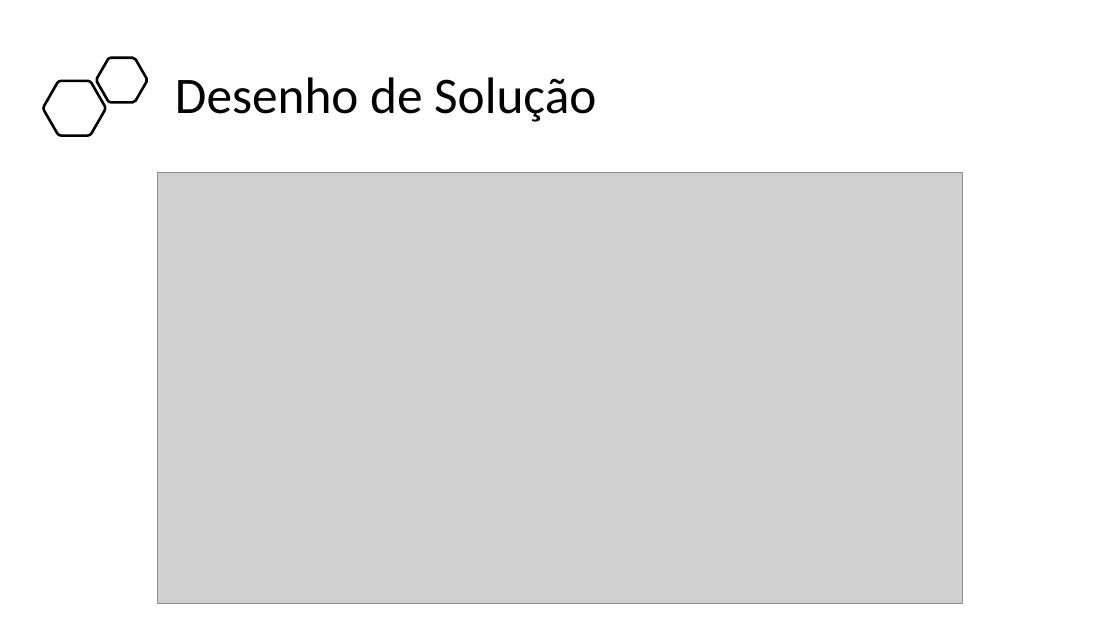
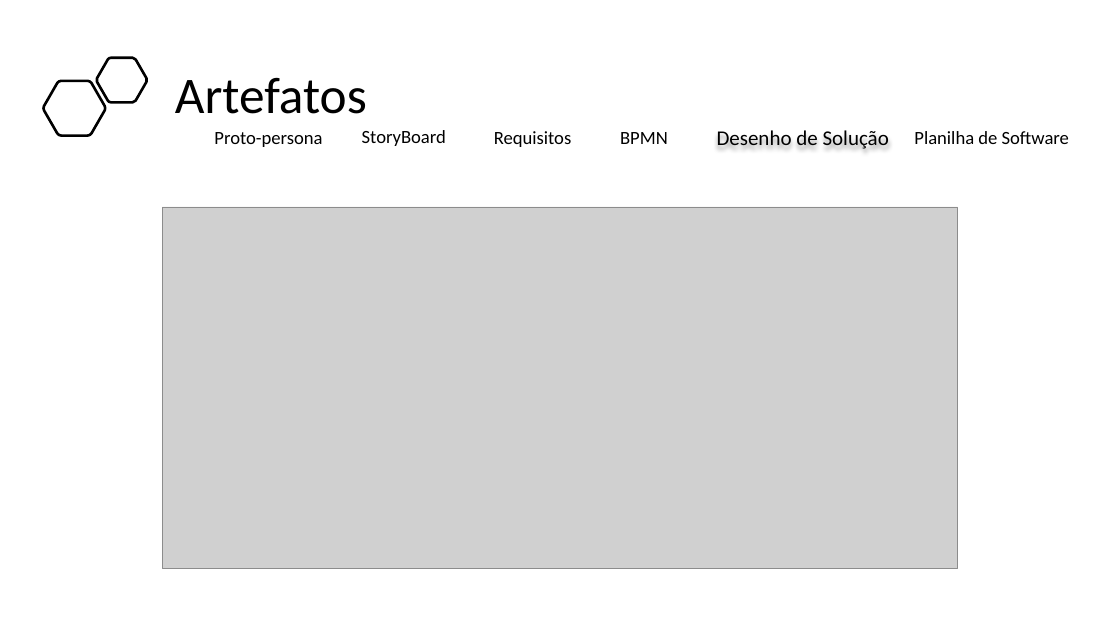
Before and after one commit to BandTec/project-hunter, a slide deck: slide 9 of Documentação/Apresentação - Sprint 3.pptx. Drawn at 1120x630 pixels with LibreOffice and Linux fonts; fonts in the diff are those of the drawing; grey boxes stand for pictures. Boxes give left, top, right and bottom in pixels: in the first picture for what was removed or moved away, otherwise in the second. Text is boxed around its words. In the diff, an @@ line names an element or a change of style, - is before the commit and + after.

```diff
--- a/Documentação/Apresentação - Sprint 3.pptx
+++ b/Documentação/Apresentação - Sprint 3.pptx
@@ title at [175, 77, 367, 114]: text changed @@
-Desenho de Solução
+Artefatos
@@ text added at [214, 132, 322, 147], 16 pt, text #000000 @@
+Proto-persona
@@ text added at [362, 130, 446, 146], 16 pt, text #000000 @@
+StoryBoard
@@ text added at [494, 131, 572, 147], 16 pt, text #000000 @@
+Requisitos
@@ text added at [620, 132, 668, 144], 16 pt, text #000000 @@
+BPMN
@@ text added at [717, 130, 889, 149], 18 pt, text #000000 @@
+Desenho de Solução
@@ text added at [914, 131, 1069, 144], 16 pt, text #000000 @@
+Planilha de Software
@@ picture: place and size @@
-picture at [158, 172, 963, 604]
+picture at [162, 207, 958, 569]
```
Also in this commit, not shown: 10 other slides changed, 5 slides added, 5 slides removed, 6 other files.
